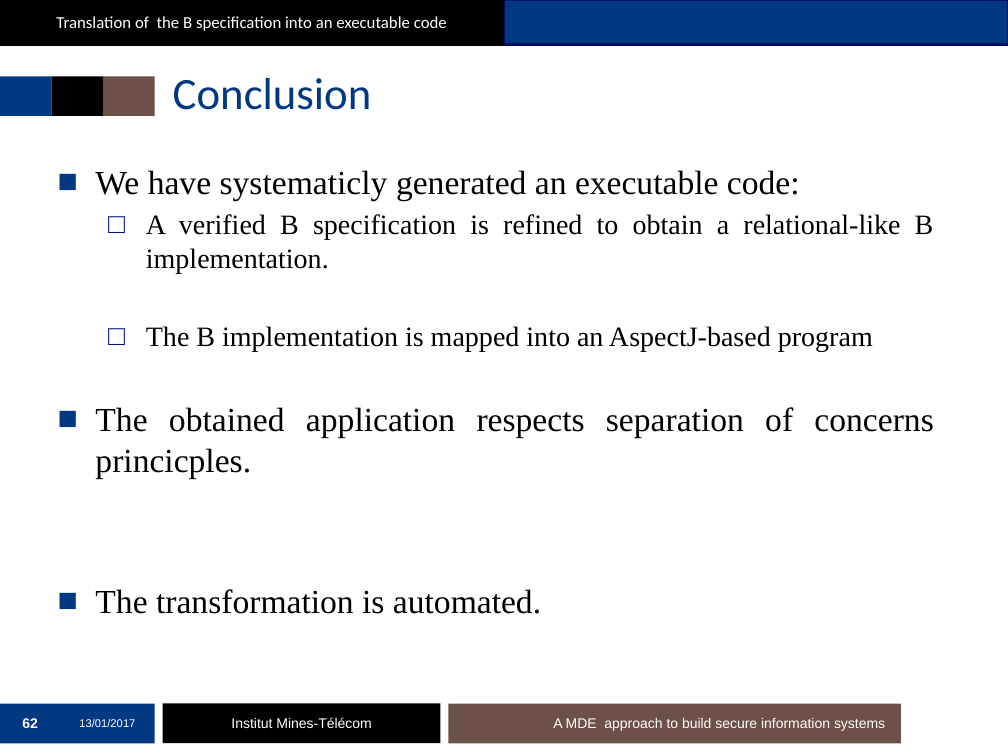
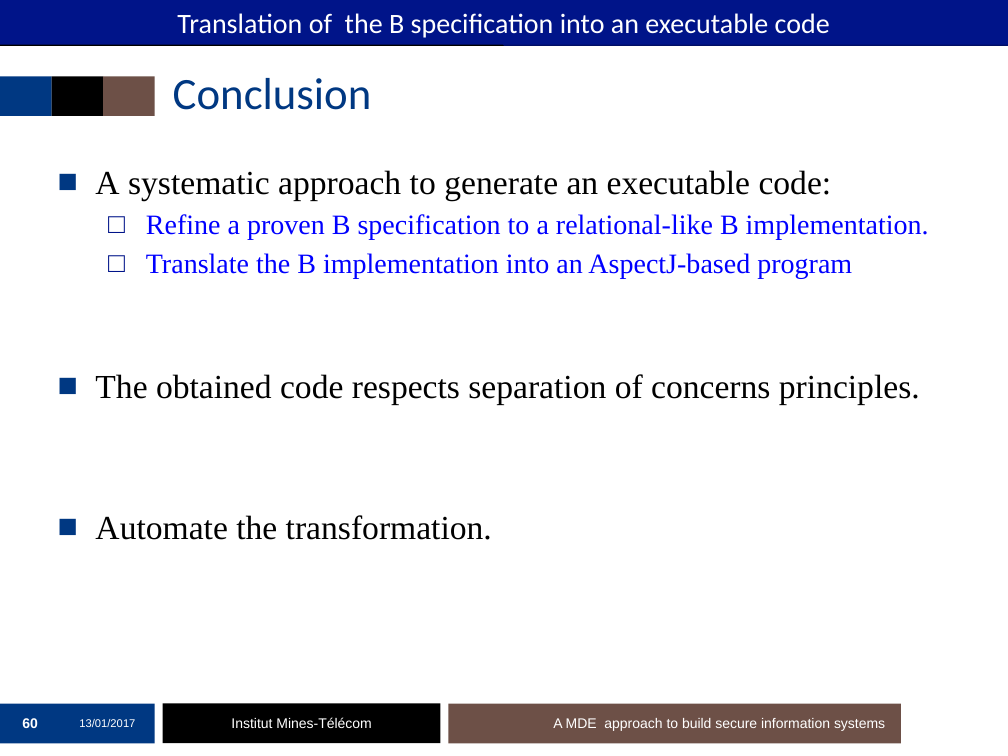
Before and after one commit to mai-ng/phdDefense, a slide deck: slide 60 of slides/presentation-defense.pptx (slide 62 before the commit). Drawn at 1008x756 pixels with LibreOffice and Linux fonts; fonts in the diff are those of the drawing; background and template pictures are left out. Boxes give left, top, right and bottom in pixels: in the first picture for what was removed or moved away, otherwise in the second. Text is boxed around its words. In the diff, an @@ line names an element or a change of style, - is before the commit and + after.

```diff
--- a/slides/presentation-defense.pptx
+++ b/slides/presentation-defense.pptx
@@ rectangle "Translation of the B specification ...": place and size @@
-rectangle "Translation of the B specification ..." at (0,0,504,44)
+rectangle "Translation of the B specification ..." at (0,0,1008,44)
@@ rectangle "Translation of the B specification ..." at (0,0,1008,44): size 12 to 20 pt; fill #000000 to #001489 @@
@@ text at (95,170,929,540): text changed @@
-■ We have systematicly generated an executable code:
-  □ A verified B specification is refined to obtain a relational-like B implementation.
-  □ The B implementation is mapped into an AspectJ-based program
-■ The obtained application respects separation of concerns princicples.
-■ The transformation is automated.
+■ A systematic approach to generate an executable code:
+  □ Refine a proven B specification to a relational-like B implementation.
+  □ Translate the B implementation into an AspectJ-based program
+■ The obtained code respects separation of concerns principles.
+■ Automate the transformation.
@@ page number at (22,718,38,728): text changed @@
-62
+60
```
Also in this commit, not shown: 63 other slides changed, 2 slides added, 5 slides removed.
